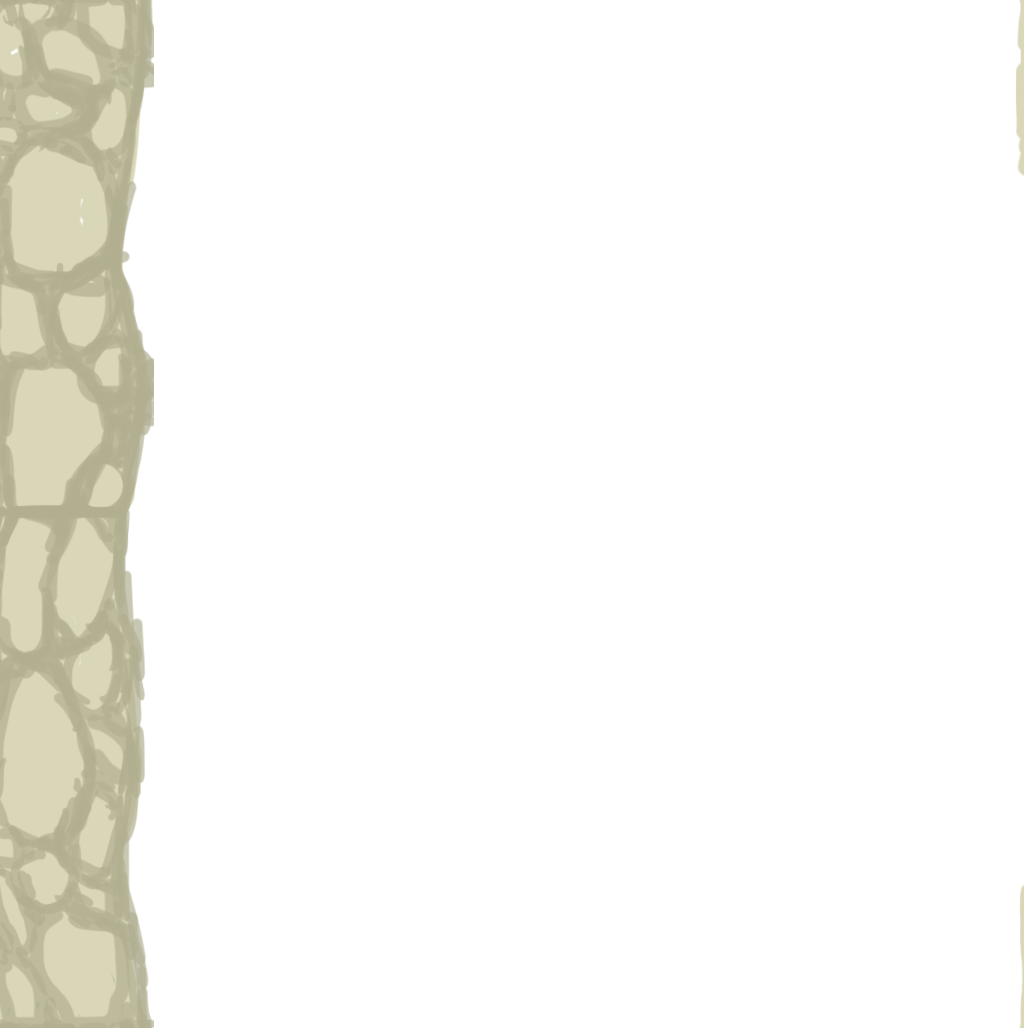
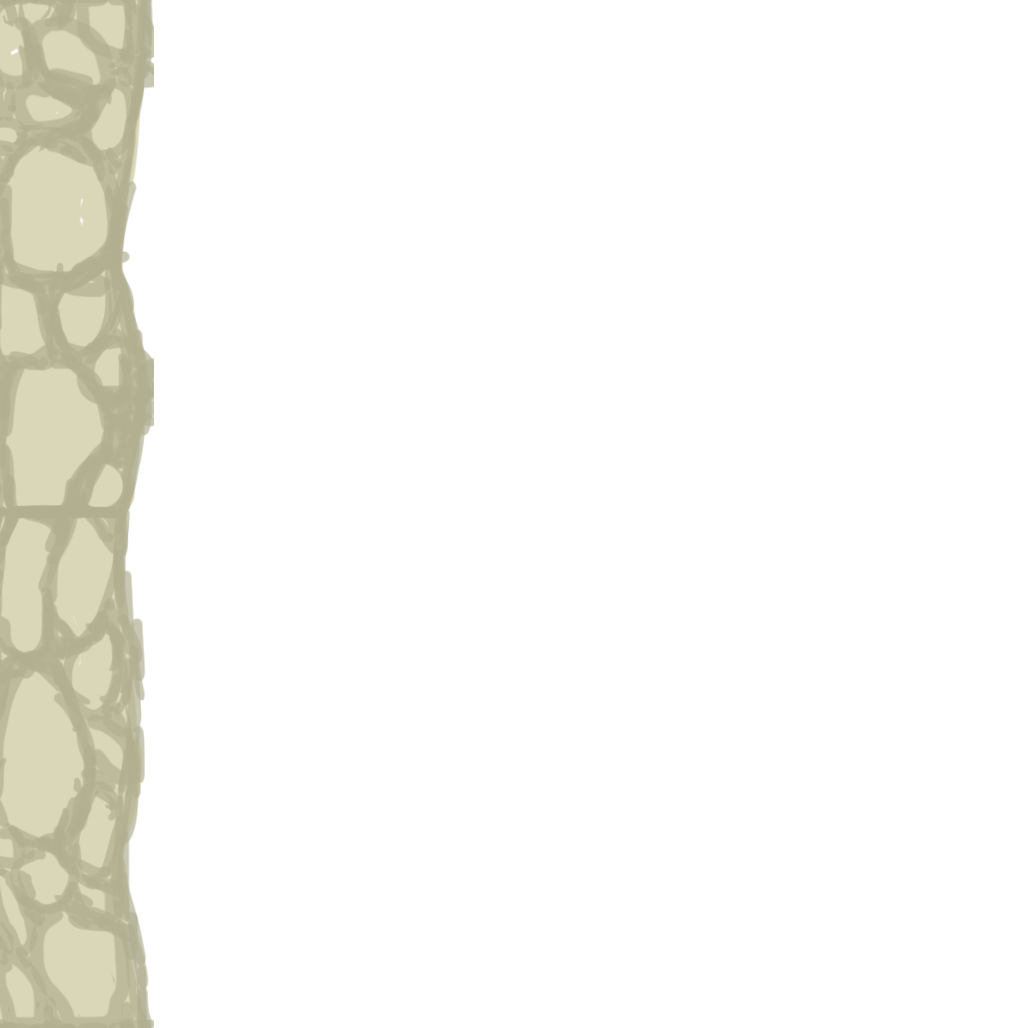
Layered file, before and after one edit (1028x1028). Changes by layer:
painted on "Layer 2" over bbox(1015, 0, 1024, 1028)
